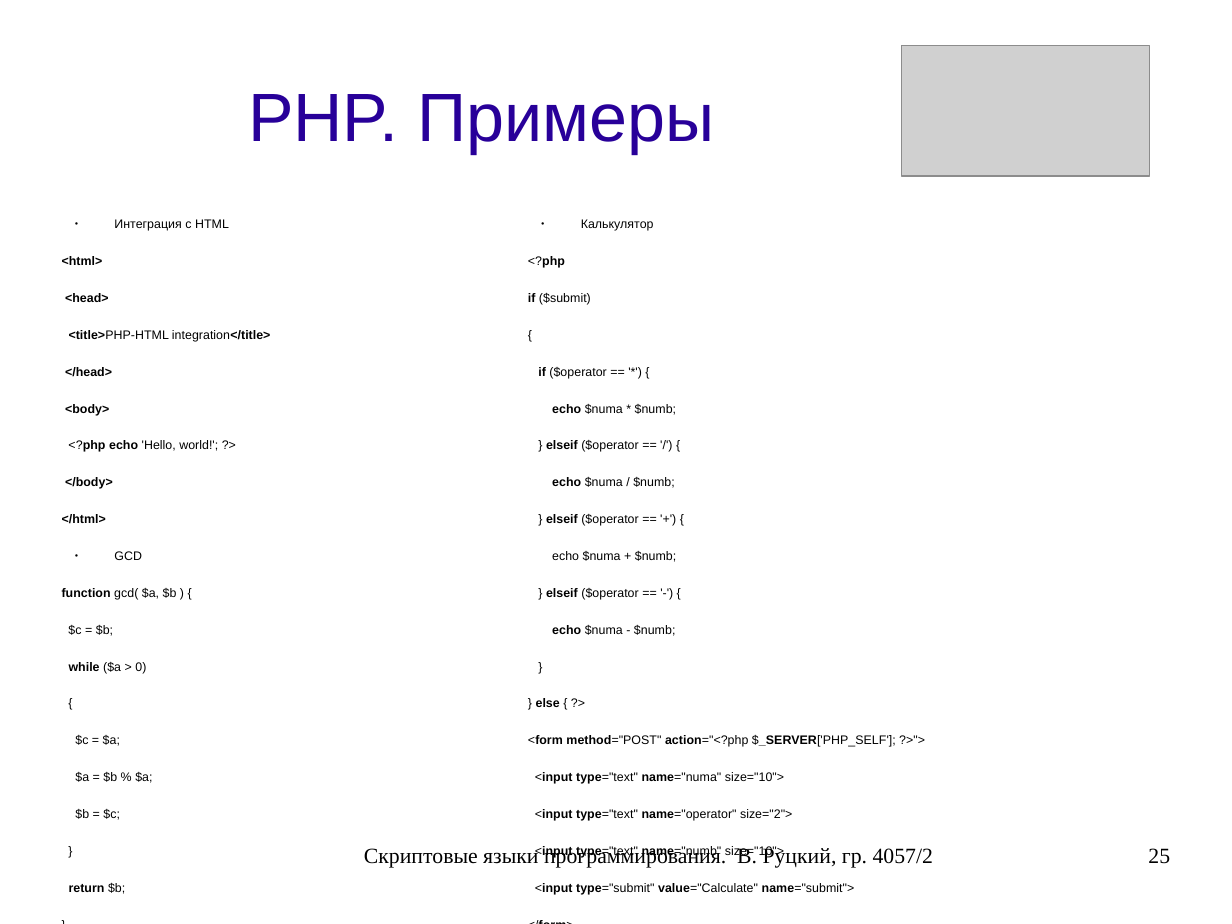
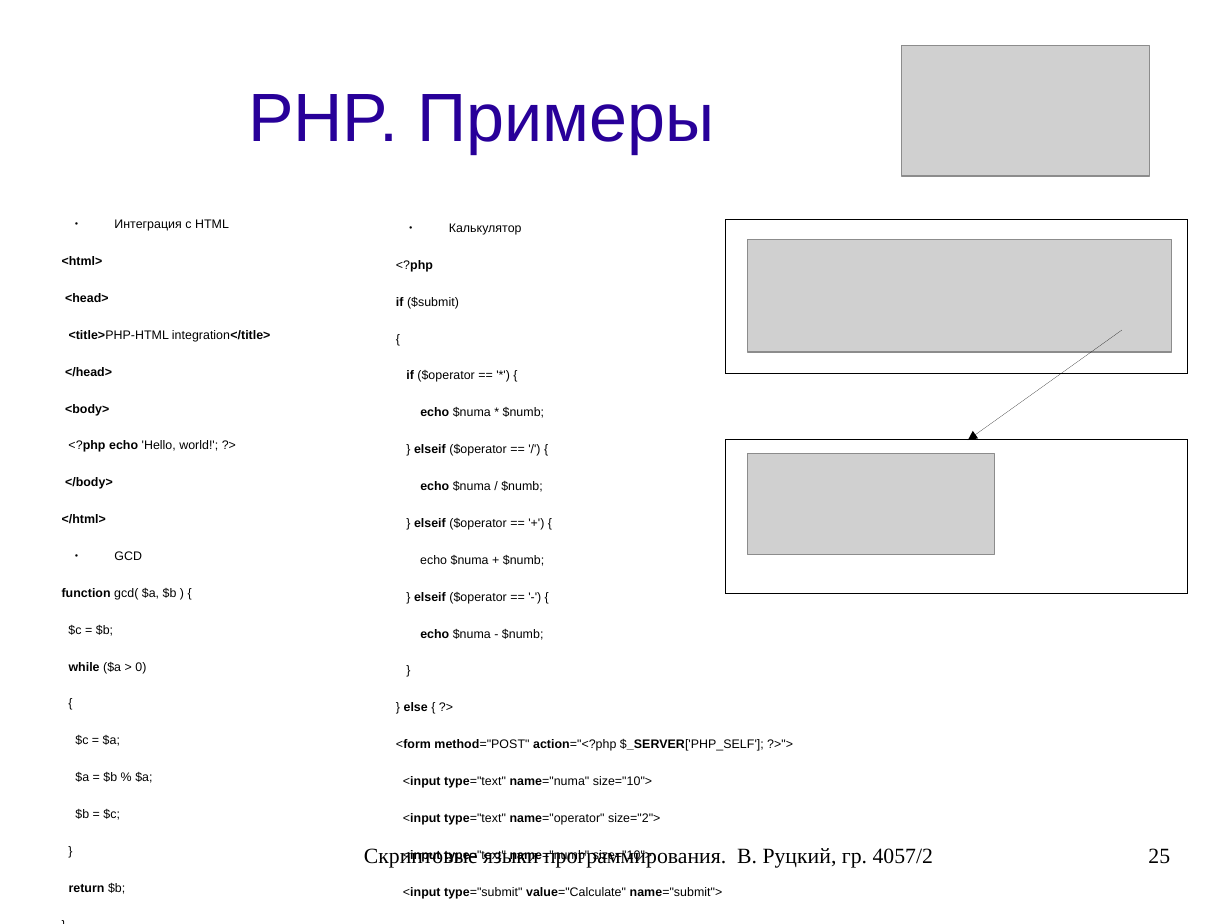
Before and after one commit to rutsky/semester07, a slide deck: slide 25 of Operation_systems/scripting_languages/40572_Rutsky_Scripting_languages.odp. Drawn at 1232x924 pixels with LibreOffice and Linux fonts; fonts in the diff are those of the drawing; grey boxes stand for pictures. Boxes give left, top, right and bottom in pixels: in the first picture for what was removed or moved away, otherwise in the second. Text is boxed around its words. In the diff, an @@ line names an element or a change of style, - is before the commit and + after.

Commit message:
Scripting languages presentation: Added PHP calculator web page screenshots.

```diff
--- a/Operation_systems/scripting_languages/40572_Rutsky_Scripting_languages.odp
+++ b/Operation_systems/scripting_languages/40572_Rutsky_Scripting_languages.odp
@@ text "Калькулятор" moved from (x1=528, y1=219, x2=896, y2=895) to (x1=396, y1=223, x2=764, y2=899) @@
@@ freeform shape added at (x1=727, y1=220, x2=1188, y2=375), outline #000000 0 pt @@
@@ picture added at (x1=748, y1=239, x2=1172, y2=352) @@
@@ arrow added from (1122, 330) to (968, 440), #000000 0 pt @@
@@ freeform shape added at (x1=727, y1=440, x2=1188, y2=595), outline #000000 0 pt @@
@@ picture added at (x1=748, y1=453, x2=995, y2=555) @@
```
